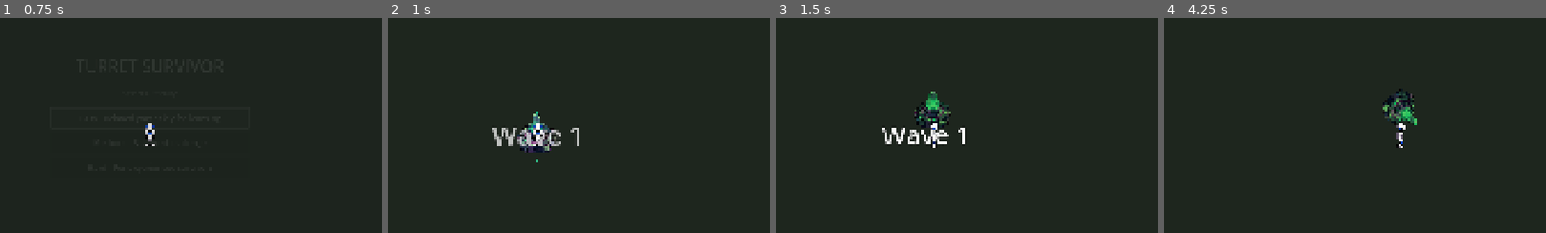
Above: before the commit, frames 1-4 (left to right).
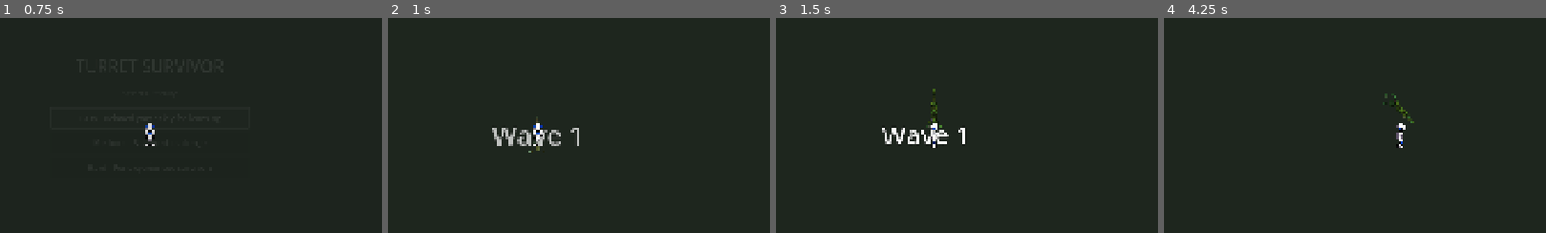
Above: after the commit, the same moments.

Repository: arebolledo2/turret-game
Game: Godot game, scene res://scenes/main.tscn
Same seed, same stepped clock (60 frames per second), same inputs: the game is played once before the commit and once after it.
Inputs (mouse positions are % of the whole screen's width and height, from its top left):
- Up to frame 1 (0.75 s): click "Easy - Relaxed gameplay for l…" at 0.5 s
- Up to frame 2 (1 s): no input
- Up to frame 3 (1.5 s): tap Enter at 1.25 s; move the mouse to (72, 45) at 1.27 s; hold D (move_right) from 1.28 s (still down); tap F (pickup_turret) at 1.35 s; click (72, 45) at 1.42 s
- Up to frame 4 (4.25 s): release D (move_right) at 2 s; drag from (30, 55) to (54, 50) at 2.02 s; tap Space at 2.75 s; move the mouse to (60, 28) at 2.77 s; hold D (move_right) 2.78-3.5 s; hold Shift 2.78-3.5 s; drag from (45, 70) to (61, 50) at 3.52 s
The pictures show only the part of the screen within x 30-80%, y 23-73%; the shares and areas given below are measured in that part.

Frame 1 is identical in both runs. In frame 2, 0.7% of the frame differs, in the area x 33-44%, y 43-68%; in frame 3, 0.9%, in the area x 36-46%, y 32-52%; in frame 4, 0.9%.

Commit message:
Update basic turret

Diff:
--- a/scenes/turret.tscn
+++ b/scenes/turret.tscn
@@ -1,85 +1,10 @@
-[gd_scene load_steps=21 format=3 uid="uid://turret_scene_001"]
+[gd_scene load_steps=6 format=3 uid="uid://turret_scene_001"]
 
 [ext_resource type="Script" path="res://scripts/turret.gd" id="1_turret"]
 [ext_resource type="Script" path="res://scripts/range_indicator.gd" id="2_range"]
-[ext_resource type="Texture2D" path="res://assets/sprites/turret_basic/turret_idle_spritesheet.png" id="3_spritesheet"]
+[ext_resource type="Texture2D" path="res://assets/sprites/turret_basic/turret_static.png" id="3_static_sprite"]
 
 [sub_resource type="PlaceholderTexture2D" id="PlaceholderTexture2D_weapon"]
-
-[sub_resource type="AtlasTexture" id="AtlasTexture_idle0"]
-atlas = ExtResource("3_spritesheet")
-region = Rect2(0, 2, 550, 550)
-
-[sub_resource type="AtlasTexture" id="AtlasTexture_idle1"]
-atlas = ExtResource("3_spritesheet")
-region = Rect2(550, 2, 550, 550)
-
-[sub_resource type="AtlasTexture" id="AtlasTexture_idle2"]
-atlas = ExtResource("3_spritesheet")
-region = Rect2(1100, 2, 550, 550)
-
-[sub_resource type="AtlasTexture" id="AtlasTexture_idle3"]
-atlas = ExtResource("3_spritesheet")
-region = Rect2(1650, 2, 550, 550)
-
-[sub_resource type="AtlasTexture" id="AtlasTexture_idle4"]
-atlas = ExtResource("3_spritesheet")
-region = Rect2(0, 556, 550, 550)
-
-[sub_resource type="AtlasTexture" id="AtlasTexture_idle5"]
-atlas = ExtResource("3_spritesheet")
-region = Rect2(550, 556, 550, 550)
-
-[sub_resource type="AtlasTexture" id="AtlasTexture_idle6"]
-atlas = ExtResource("3_spritesheet")
-region = Rect2(1100, 556, 550, 550)
-
-[sub_resource type="AtlasTexture" id="AtlasTexture_idle7"]
-atlas = ExtResource("3_spritesheet")
-region = Rect2(1650, 556, 550, 550)
-
-[sub_resource type="AtlasTexture" id="AtlasTexture_idle8"]
-atlas = ExtResource("3_spritesheet")
-region = Rect2(0, 1110, 550, 550)
-
-[sub_resource type="AtlasTexture" id="AtlasTexture_idle9"]
-atlas = ExtResource("3_spritesheet")
-region = Rect2(550, 1110, 550, 550)
-
-[sub_resource type="AtlasTexture" id="AtlasTexture_idle10"]
-atlas = ExtResource("3_spritesheet")
-region = Rect2(1100, 1110, 550, 550)
-
-[sub_resource type="AtlasTexture" id="AtlasTexture_idle11"]
-atlas = ExtResource("3_spritesheet")
-region = Rect2(1650, 1110, 550, 550)
-
-[sub_resource type="AtlasTexture" id="AtlasTexture_idle12"]
-atlas = ExtResource("3_spritesheet")
-region = Rect2(0, 1664, 550, 550)
-
-[sub_resource type="AtlasTexture" id="AtlasTexture_idle13"]
-atlas = ExtResource("3_spritesheet")
-region = Rect2(550, 1664, 550, 550)
-
-[sub_resource type="AtlasTexture" id="AtlasTexture_idle14"]
-atlas = ExtResource("3_spritesheet")
-region = Rect2(1100, 1664, 550, 550)
-
-[sub_resource type="AtlasTexture" id="AtlasTexture_idle15"]
-atlas = ExtResource("3_spritesheet")
-region = Rect2(1650, 1664, 550, 550)
-
-[sub_resource type="SpriteFrames" id="SpriteFrames_turret"]
-animations = [{
-"frames": [{
-"duration": 1.0,
-"texture": SubResource("AtlasTexture_idle0")
-}],
-"loop": true,
-"name": &"idle",
-"speed": 12.0
-}]
 
 [node name="Turret" type="Node2D"]
 script = ExtResource("1_turret")
@@ -89,12 +14,10 @@
 script = ExtResource("2_range")
 radius = 400.0
 
-[node name="AnimatedSprite" type="AnimatedSprite2D" parent="."]
+[node name="BaseSprite" type="Sprite2D" parent="."]
 texture_filter = 1
-sprite_frames = SubResource("SpriteFrames_turret")
-animation = &"idle"
-autoplay = "idle"
-scale = Vector2(0.15, 0.15)
+scale = Vector2(0.08, 0.08)
+texture = ExtResource("3_static_sprite")
 
 [node name="WeaponSprite" type="Sprite2D" parent="."]
 visible = false
--- a/scripts/turret.gd
+++ b/scripts/turret.gd
@@ -62,24 +62,25 @@
 	var turret_config = TurretRegistry.get_type(turret_type)
 	var icon = turret_config.get("icon", "🗼")
 
-	# Set base color - support both AnimatedSprite2D and legacy Sprite2D
-	if animated_sprite:
+	# Set base color
+	if base_sprite:
+		base_sprite.modulate = color
+		# Hide icon if using a custom sprite (like the basic turret now does)
+		if icon_label:
+			icon_label.visible = false
+	elif animated_sprite:
 		animated_sprite.modulate = color
 		# Start idle animation
 		if animated_sprite.sprite_frames and animated_sprite.sprite_frames.has_animation("idle"):
 			animated_sprite.play("idle")
-		# Hide icon for animated turrets (they have their own visuals)
+		# Hide icon for animated turrets
 		if icon_label:
 			icon_label.visible = false
-	elif base_sprite:
-		# Legacy path for non-animated turrets
-		base_sprite.modulate = color
-		base_sprite.modulate.v = 0.4  # Darken the base
-		# Show icon for legacy turrets
-		if icon_label:
-			icon_label.visible = true
-			icon_label.text = icon
-			icon_label.add_theme_font_size_override("font_size", 32)
+	elif icon_label:
+		# Fallback to icon for other turret types
+		icon_label.visible = true
+		icon_label.text = icon
+		icon_label.add_theme_font_size_override("font_size", 32)
 
 func update_stats() -> void:
 	stats = Globals.get_turret_stats(turret_type)
@@ -548,7 +549,7 @@
 func show_pickup_indicator() -> void:
 	is_in_pickup_range = true
 	# Brighten the turret sprites to indicate it's in pickup range
-	var sprite_node = animated_sprite if animated_sprite else base_sprite
+	var sprite_node = base_sprite if base_sprite else animated_sprite
 	if sprite_node:
 		sprite_node.modulate = sprite_node.modulate.lightened(0.4)
 	if weapon_sprite:
@@ -558,11 +559,8 @@
 	is_in_pickup_range = false
 	# Reset sprites to normal brightness
 	var color = TurretRegistry.get_color(turret_type)
-	var sprite_node = animated_sprite if animated_sprite else base_sprite
+	var sprite_node = base_sprite if base_sprite else animated_sprite
 	if sprite_node:
 		sprite_node.modulate = color
-		# Only apply darkening for legacy sprites
-		if sprite_node == base_sprite:
-			sprite_node.modulate.v = 0.4
 	if weapon_sprite:
 		weapon_sprite.modulate = Color.WHITE
Binary file added: assets/sprites/turret_basic/turret_static.png
Not shown, added: assets/sprites/turret_basic/turret_static.png.import
